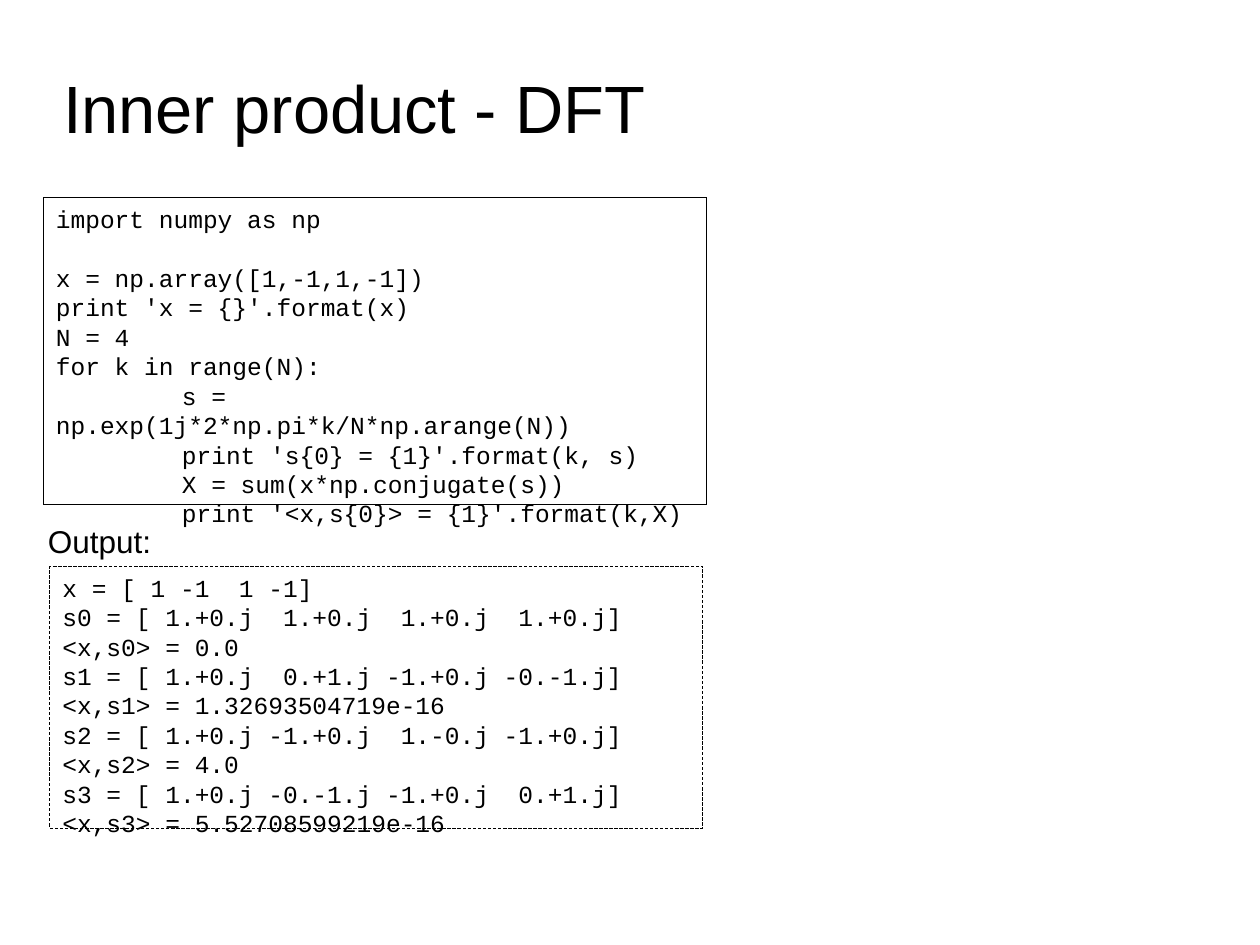
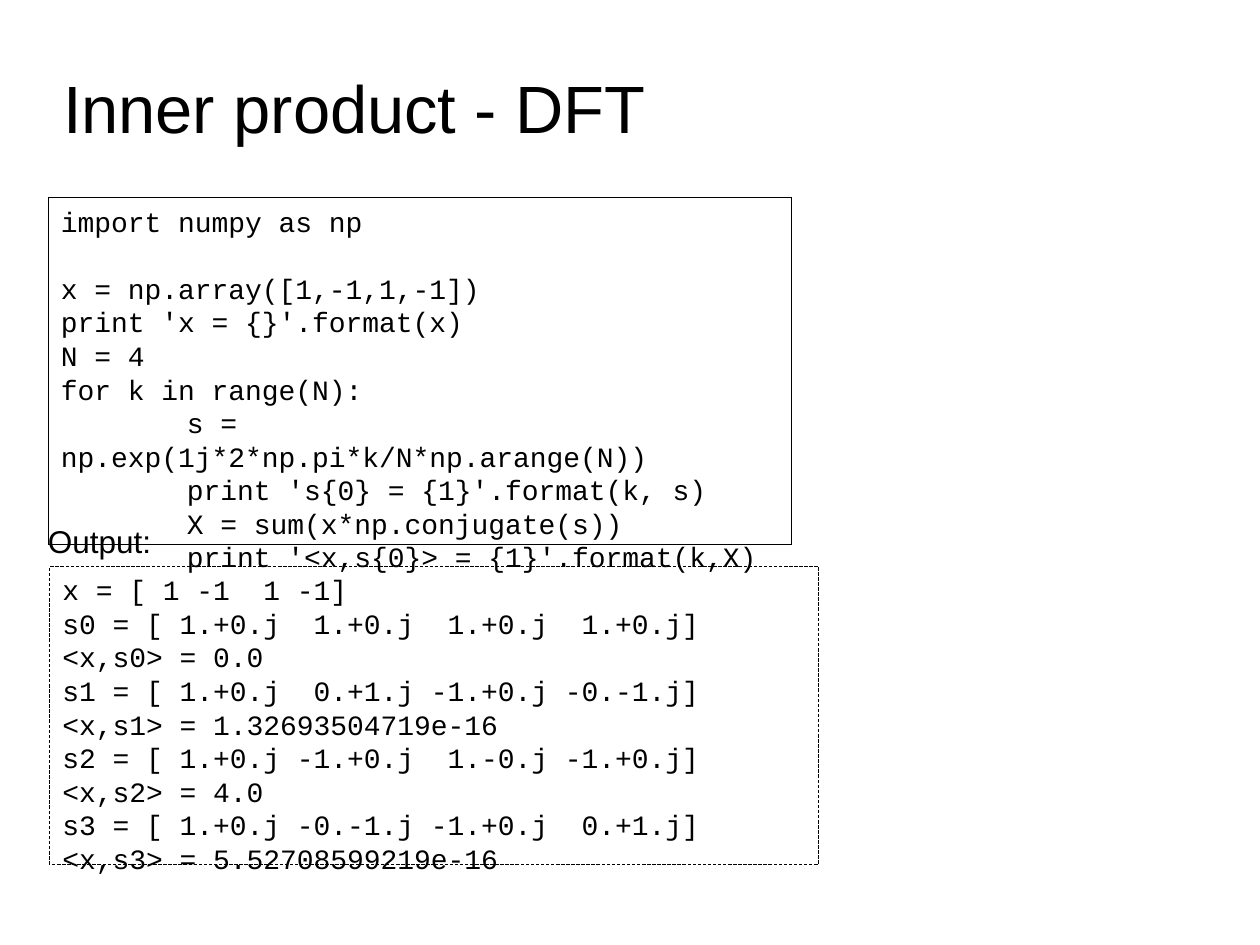
Before and after one commit to MTG/sms-tools, a slide deck: slide 9 of teaching-material/lectures/2-DFT/2-DFT.odp. Drawn at 1260x945 pixels with LibreOffice and Linux fonts; fonts in the diff are those of the drawing. Boxes give left, top, right and bottom in pixels: in the first picture for what was removed or moved away, otherwise in the second. Text is boxed around its words. In the diff, an @@ line names an element or a change of style, - is before the commit and + after.

Commit message:
edited slides

```diff
--- a/teaching-material/lectures/2-DFT/2-DFT.odp
+++ b/teaching-material/lectures/2-DFT/2-DFT.odp
@@ rectangle "import numpy as np": place and size @@
-rectangle "import numpy as np" at bbox=[44, 198, 707, 504]
+rectangle "import numpy as np" at bbox=[49, 198, 791, 544]
@@ rectangle "import numpy as np" at bbox=[49, 198, 791, 544]: size 14 to 16 pt @@
@@ rectangle "x = [ 1 -1 ..." at bbox=[50, 567, 819, 864]: size 14 to 16 pt @@
@@ rectangle "x = [ 1 -1 ...": place and size @@
-rectangle "x = [ 1 -1 ..." at bbox=[50, 567, 703, 829]
+rectangle "x = [ 1 -1 ..." at bbox=[50, 567, 819, 864]
```
Also in this commit, not shown: 4 other slides changed, 1 other file.
